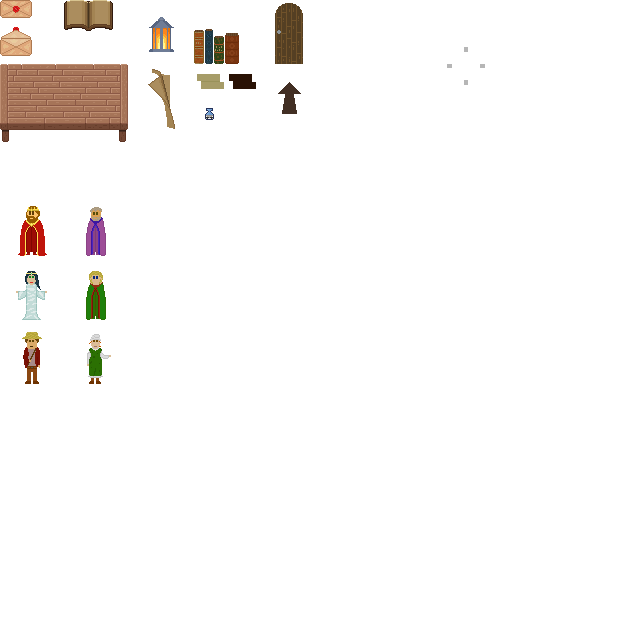
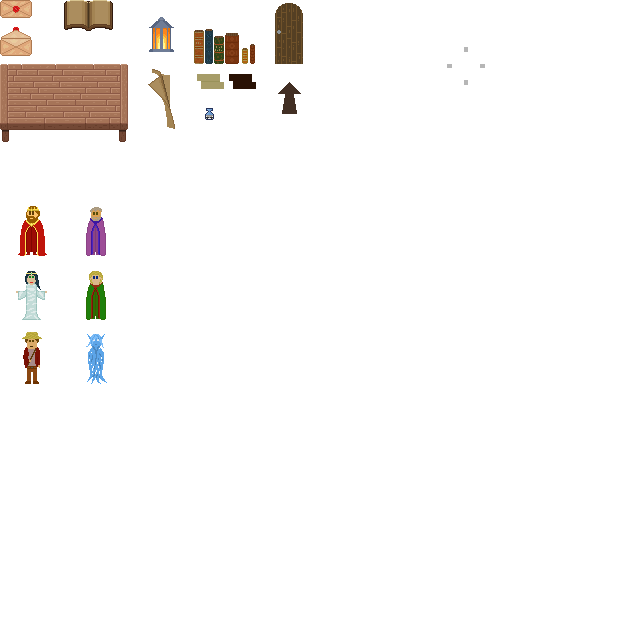
Comparing the layer stacks of the two w=640, h=640 images. Changes:
added layer "Books" (2nd of 2, in "People") in group "People" over [242, 44, 255, 64]
painted on "KitchenAid" over [86, 334, 111, 384]
